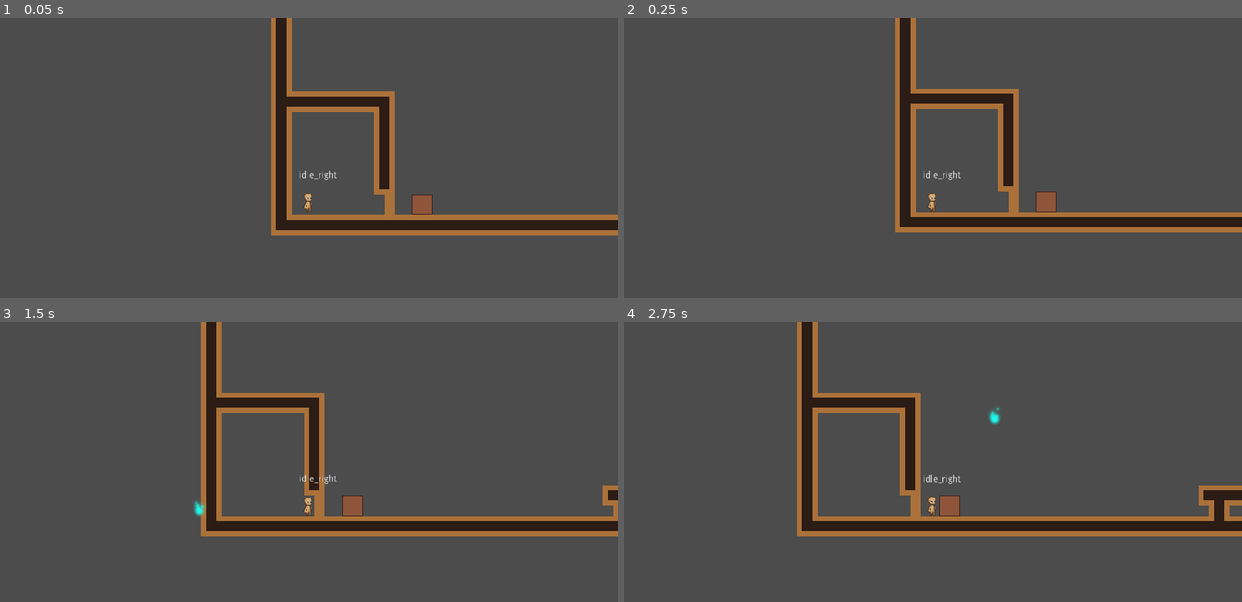
Above: before the commit, frames 1-4 (two rows, left to right).
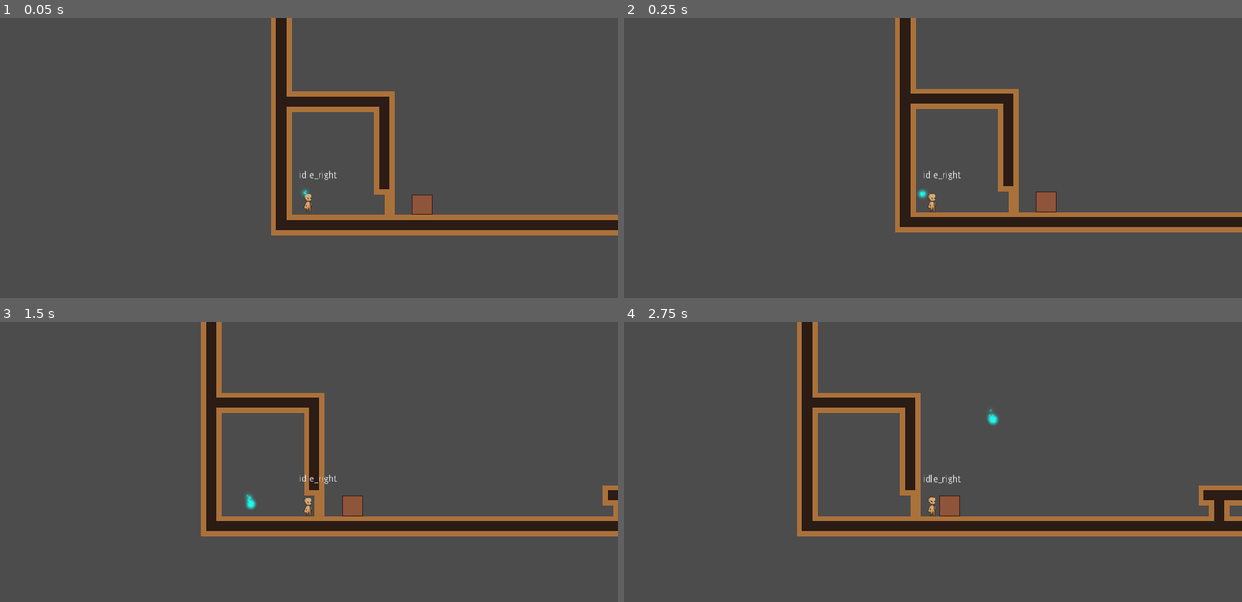
Above: after the commit, the same moments.

Repository: Sleeping-Robot-Games/tiny-human
Game: Godot game, scene res://levels/demo/home.tscn
Two runs of this game, one before a commit and one after it. Both use one fixed random seed, a clock stepped at 60 frames per second and the inputs below.
Inputs (mouse positions are in pixels of both pictures, inside the frame that each line leads up to):
- Up to frame 1 (0.05 s): no input
- Up to frame 2 (0.25 s): no input
- Up to frame 3 (1.5 s): tap Enter at 0.5 s; move the mouse to (444, 478) at 0.52 s; hold Right (move_right) 0.53-1.28 s; tap Space (jump) at 0.77 s; move the mouse to (185, 512) at 1.27 s; hold Down (move_down) from 1.28 s (still down)
- Up to frame 4 (2.75 s): tap Space (jump) at 1.52 s; move the mouse to (994, 420) at 2.02 s; release Down (move_down) at 2.03 s; hold Right (move_right) from 2.03 s (still down)

The runs differ from the first frame. In frame 1, less than 0.1% of the frame differs, in the area x 48-50%, y 61-64%; in frame 2, less than 0.1%; in frame 3, 0.2%, in the area x 31-42%, y 61-70%; in frame 4, less than 0.1%.

Commit message:
Move wisp back to player when mouse is idle

Diff:
--- a/characters/wisp/wisp.gd
+++ b/characters/wisp/wisp.gd
@@ -1,9 +1,31 @@
 extends Node2D
 
-var follow_speed = 5 # smaller is faster
+var is_idle = true
+var follow_speed = 10 # smaller is faster
+onready var prev_mouse_pos = get_viewport().get_mouse_position()
 
+# offset adjustment needed?
+# see: https://godotengine.org/qa/11538/get-mouse-position-in-world
 func _physics_process(delta):
-	position += (get_global_mouse_position() - position) / follow_speed
-	# offset needed?
-	# see: https://godotengine.org/qa/11538/get-mouse-position-in-world
-	#offset = get_local_mouse_position()
+	var mouse_pos = get_viewport().get_mouse_position()
+
+	# determine if mouse is idle or not
+	if mouse_pos != prev_mouse_pos:
+		is_idle = false
+		$IdleMouseTimer.stop()
+	elif $IdleMouseTimer.time_left == 0:
+		$IdleMouseTimer.start()
+
+	# move towards player if mouse is idle, otherwise move towards mouse
+	if is_idle:
+		var player_pos = get_parent().global_position
+		var idle_pos = Vector2(player_pos.x - 20, player_pos.y + 5)
+		global_position += (idle_pos - global_position) / follow_speed
+	else:
+		global_position += (get_global_mouse_position() - global_position) / follow_speed
+
+	# setup current mouse position as next frame's previous mouse position
+	prev_mouse_pos = mouse_pos
+
+func _on_IdleMouseTimer_timeout():
+	is_idle = true
--- a/characters/wisp/wisp.tscn
+++ b/characters/wisp/wisp.tscn
@@ -26,10 +26,10 @@
 scale = 2.0
 color = Color( 0.121569, 0.988235, 0.937255, 1 )
 
-[node name="Wisp" type="Node"]
+[node name="Wisp" type="Node2D"]
+script = ExtResource( 1 )
 
 [node name="Sprite" type="Sprite" parent="."]
-script = ExtResource( 1 )
 
 [node name="Particles2D" type="Particles2D" parent="Sprite"]
 material = SubResource( 1 )
@@ -37,3 +37,8 @@
 amount = 60
 process_material = SubResource( 2 )
 texture = ExtResource( 2 )
+
+[node name="IdleMouseTimer" type="Timer" parent="."]
+one_shot = true
+
+[connection signal="timeout" from="IdleMouseTimer" to="." method="_on_IdleMouseTimer_timeout"]
